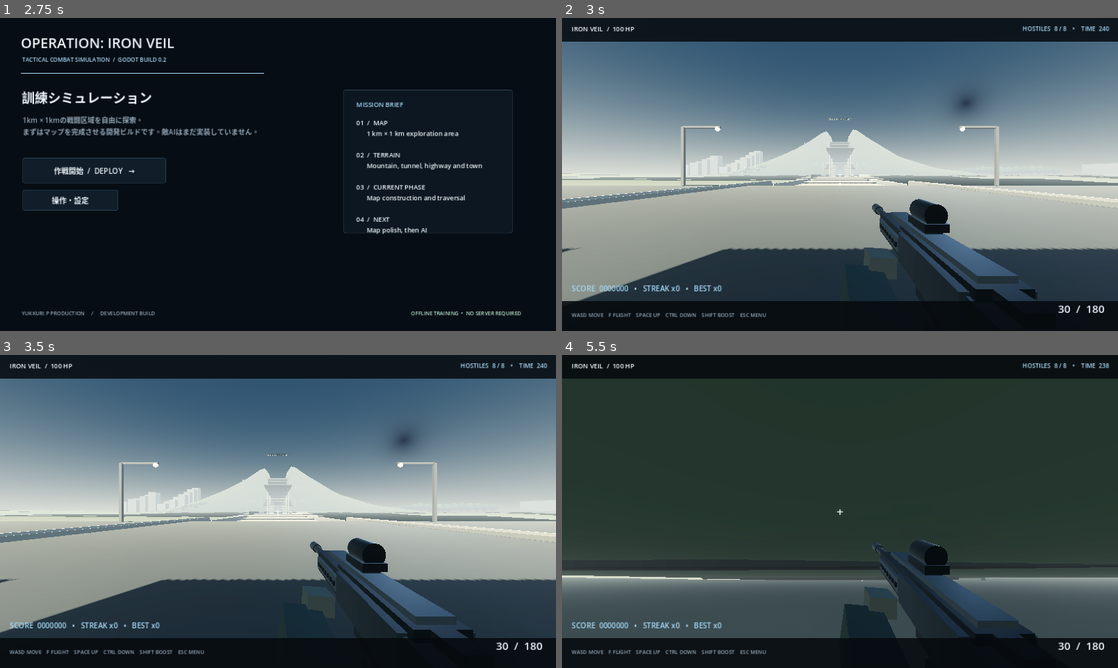
Above: before the commit, frames 1-4 (two rows, left to right).
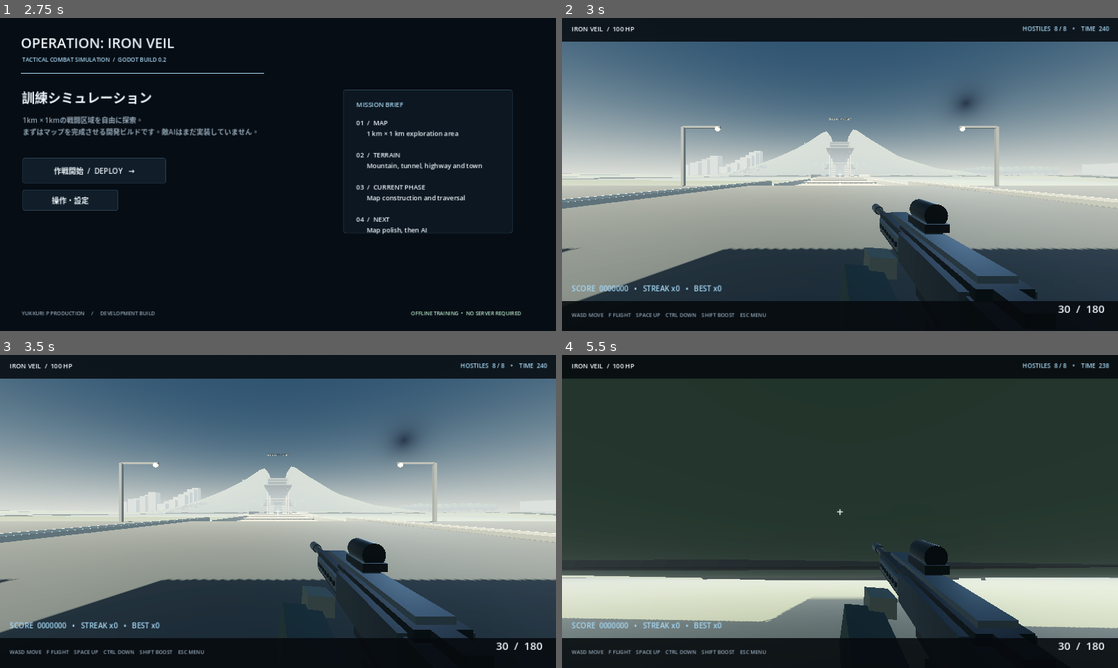
Above: after the commit, the same moments.

Repository: YukkuriP/Yukkuri-FPS2
Game: Godot game, scene res://scenes/main.tscn
The game is run twice, just before and just after one commit, with the same random seed, the same clock (stepped at 60 frames per second) and the same inputs.
Inputs (mouse positions are in pixels of both pictures, inside the frame that each line leads up to):
- Up to frame 1 (2.75 s): tap Enter at 0.5, 2.1 s; move the mouse to (400, 158) at 0.52 s; hold D 0.53-1.28 s; tap F at 0.6 s; click (400, 158) at 0.67 s; tap Space at 0.77, 1.25, 1.52 s; move the mouse to (166, 190) at 1.27 s; hold S 1.28-2.03 s; tap R at 1.35 s; move the mouse to (333, 105) at 2.02 s; hold D from 2.03 s (still down)
- Up to frame 2 (3 s): release D at 2.75 s; click "作戦開始 / DEPLOY →" at 2.75 s
- Up to frame 3 (3.5 s): no input
- Up to frame 4 (5.5 s): tap Enter at 3.5 s; move the mouse to (812, 574) at 3.52 s; hold W from 3.53 s (still down); tap Shift at 3.6 s; click (812, 574) at 3.67 s; tap Space at 3.77, 4.52, 5.27 s; move the mouse to (878, 514) at 4.27 s; hold Ctrl 4.28-5.03 s; move the mouse to (795, 508) at 5.02 s; tap F at 5.1 s

Frame 1 is identical in both runs. In frame 2, 1.2% of the frame differs, in the area x 0-100%, y 50-54%; in frame 3, 0.9%; in frame 4, 14%, in the area x 0-100%, y 71-91%.

Commit message:
Add fallback ground beneath procedural terrain

Diff:
--- a/scripts/main.gd
+++ b/scripts/main.gd
@@ -397,6 +397,27 @@
 	terrain_body.add_child(terrain_collision)
 	world.add_child(terrain_body)
 
+	# Continuous fallback ground beneath the procedural terrain. This fills any tiny
+	# gaps at terrain mesh edges and provides a solid lower boundary if the player falls.
+	var ground_mesh := PlaneMesh.new()
+	ground_mesh.size = Vector2(1000.0, 1000.0)
+	var ground_visual := MeshInstance3D.new()
+	ground_visual.name = "FallbackGroundVisual"
+	ground_visual.mesh = ground_mesh
+	ground_visual.position = Vector3(0.0, -2.0, 0.0)
+	ground_visual.material_override = _make_material(Color("#4b5940"), 1.0)
+	ground_visual.cast_shadow = GeometryInstance3D.SHADOW_CASTING_SETTING_OFF
+	world.add_child(ground_visual)
+	var ground_body := StaticBody3D.new()
+	ground_body.name = "FallbackGroundCollision"
+	ground_body.position = Vector3(0.0, -2.6, 0.0)
+	var ground_shape := CollisionShape3D.new()
+	var ground_box := BoxShape3D.new()
+	ground_box.size = Vector3(1000.0, 1.0, 1000.0)
+	ground_shape.shape = ground_box
+	ground_body.add_child(ground_shape)
+	world.add_child(ground_body)
+
 	# Dirt tracks, drainage cuts and broad highways approaching from both team bases.
 	for z in range(-495, 500, 10):
 		var road_y := _terrain_height(0.0, float(z))
